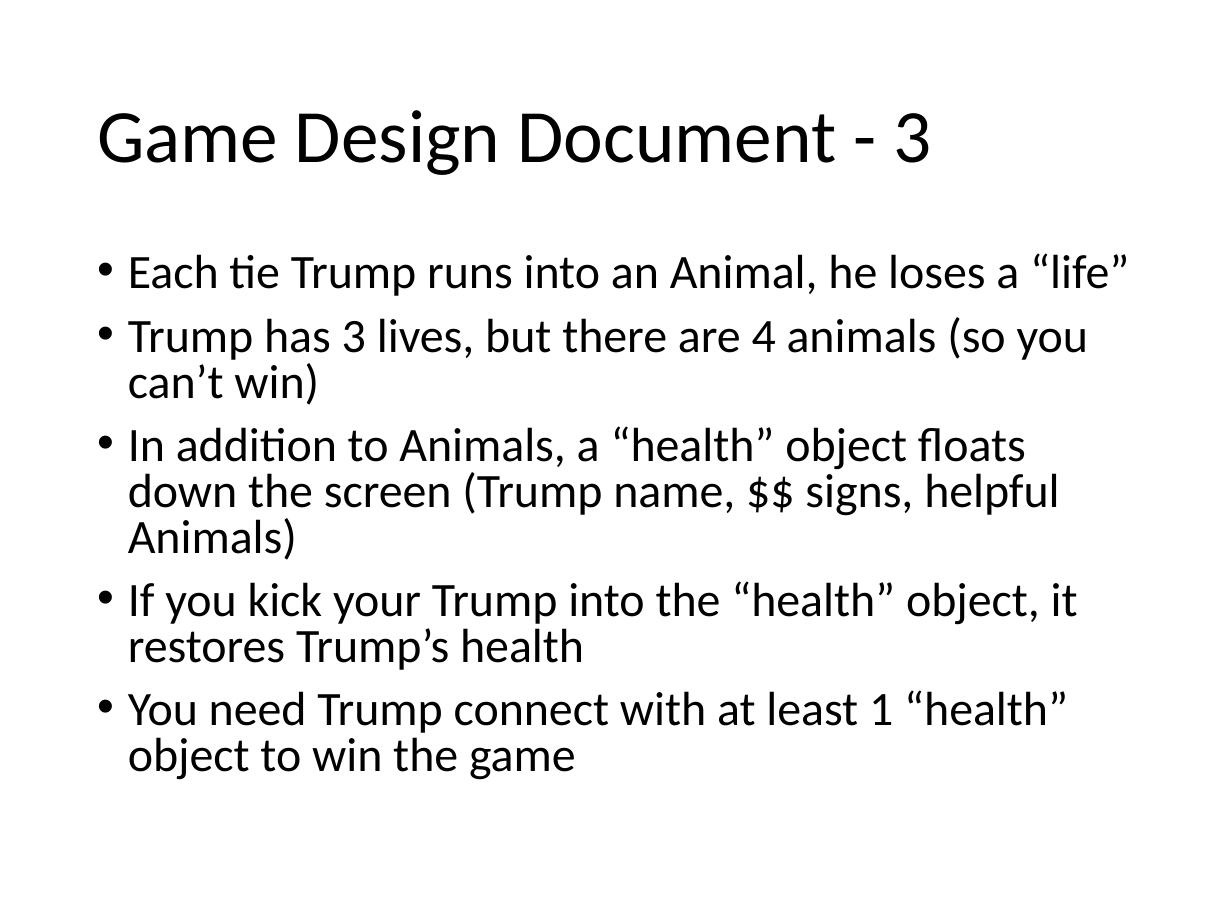
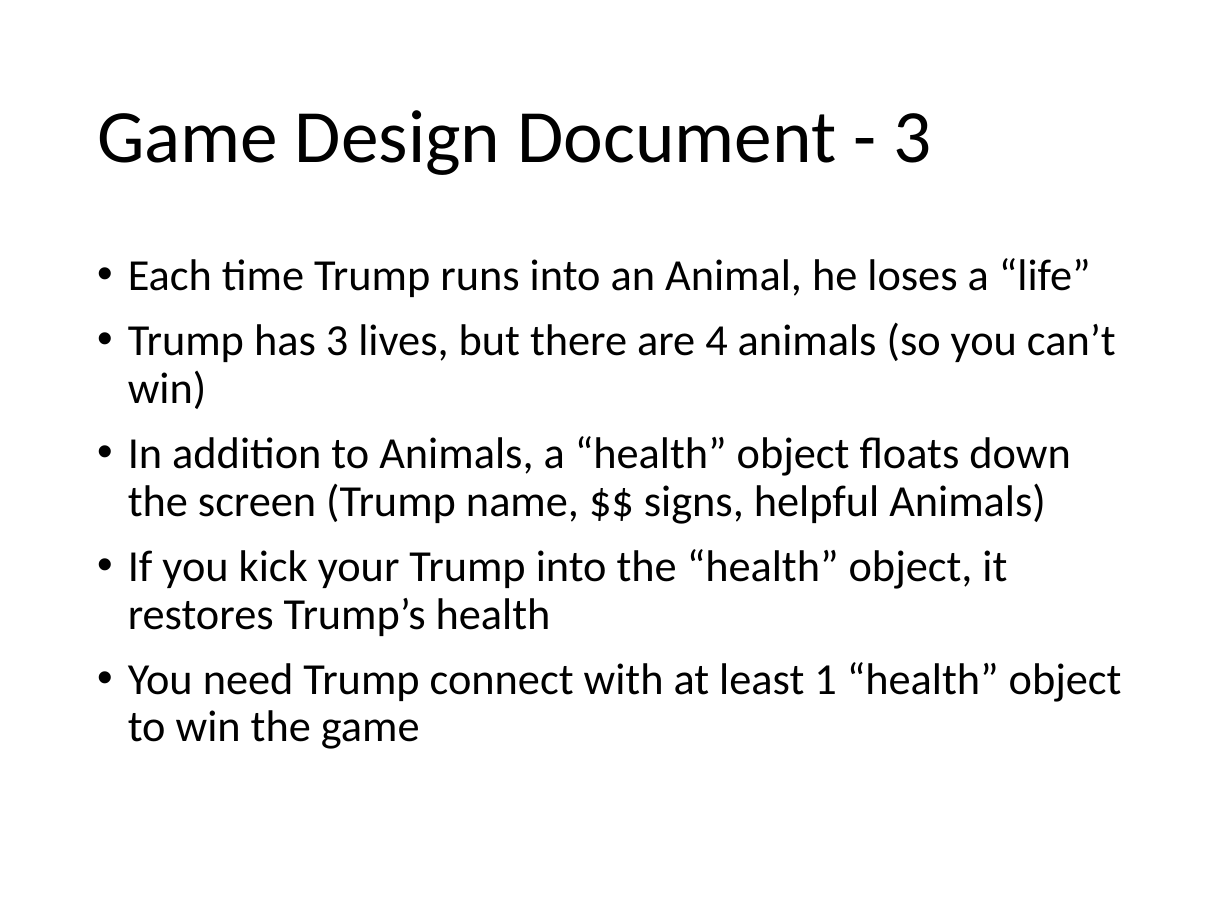
Before and after one commit to javisaurusrex/zookillsoccer, a slide deck: slide 5 of assets/game architecture/ZooKill Soccer Game Design Document Adjusted.pptx. Drawn at 1232x924 pixels with LibreOffice and Linux fonts; fonts in the diff are those of the drawing. Boxes give left, top, right and bottom in pixels: in the first picture for what was removed or moved away, otherwise in the second. Text is boxed around its words. In the diff, an @@ line names an element or a change of style, - is before the commit and + after.

```diff
--- a/assets/game architecture/ZooKill Soccer Game Design Document Adjusted.pptx
+++ b/assets/game architecture/ZooKill Soccer Game Design Document Adjusted.pptx
@@ text at <box>128,258,1091,297</box>: text changed; size 28 to 25.9 pt @@
-• Each tie Trump runs into an Animal, he loses a “life”
+• Each time Trump runs into an Animal, he loses a “life”
@@ text at <box>128,322,1122,749</box>: size 28 to 25.9 pt in "Trump has 3 lives, but there are ...", "In addition to Animals, a “health” object ...", "If you kick your Trump into the ...", "You need Trump connect with at least ..."; line spacing 0.8 to 0.9 @@
```
Also in this commit, not shown: 4 other slides changed, 28 other files.
